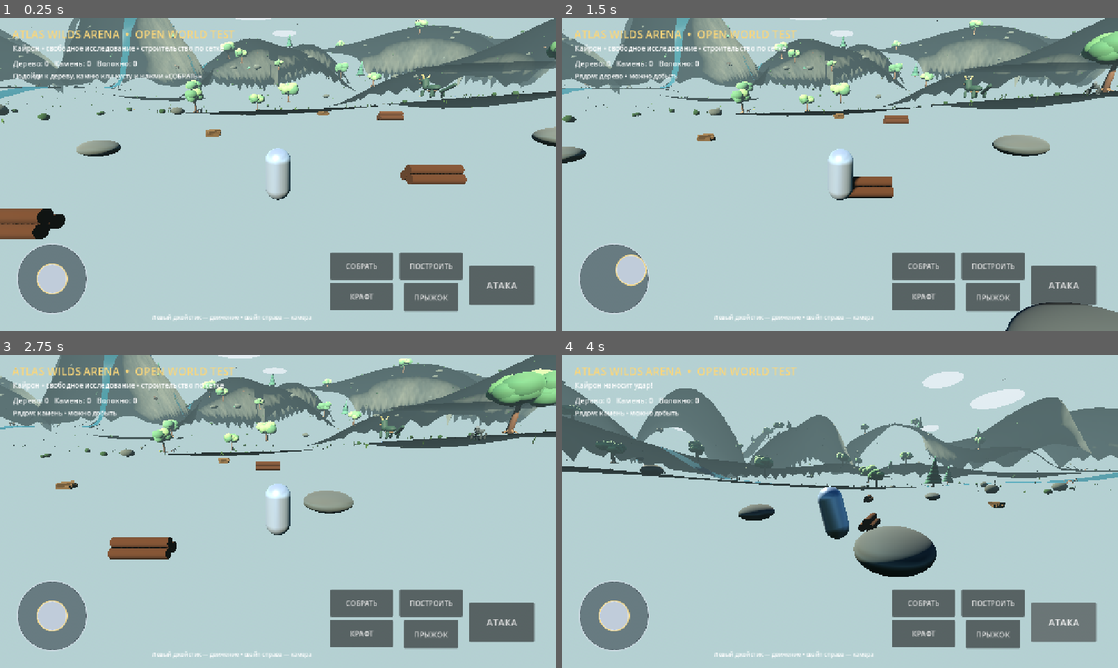
Above: before the commit, frames 1-4 (two rows, left to right).
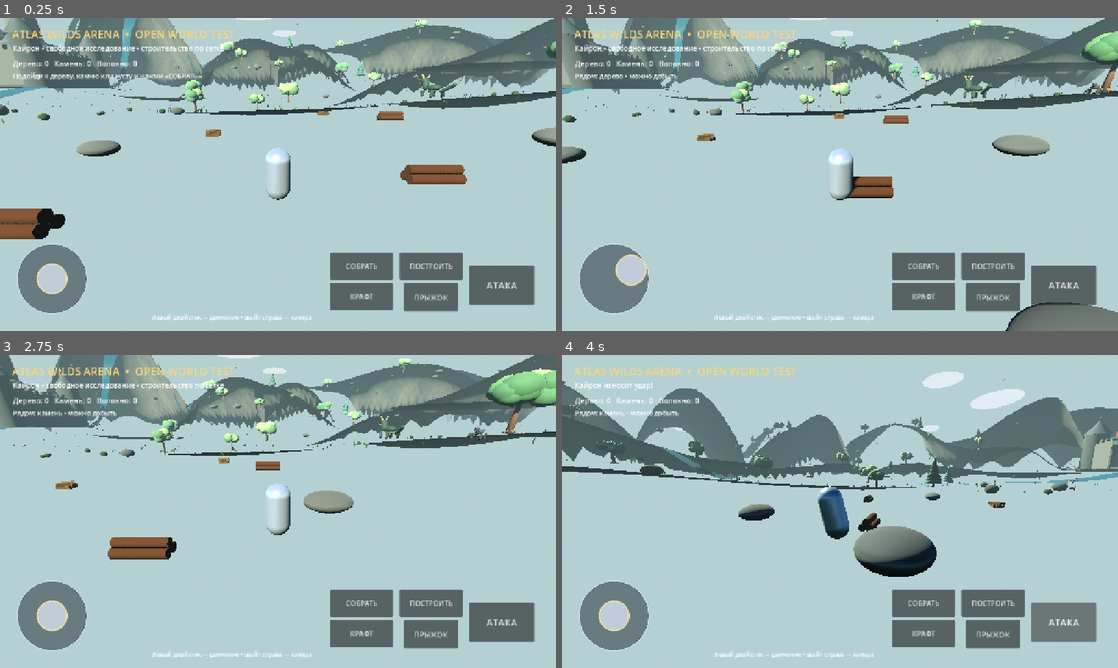
Above: after the commit, the same moments.

Repository: soldatovaveronika03-oss/Shadow-Arena
Game: Godot game, scene res://main.tscn
Two runs of this game, one before a commit and one after it. Both use one fixed random seed, a clock stepped at 60 frames per second and the inputs below.
Inputs (mouse positions are in pixels of both pictures, inside the frame that each line leads up to):
- Up to frame 1 (0.25 s): no input
- Up to frame 2 (1.5 s): move the mouse to (962, 158) at 0.52 s; hold D 0.53-1.25 s; click (962, 158) at 0.67 s; drag from (728, 190) to (812, 237) at 1.27 s
- Up to frame 3 (2.75 s): move the mouse to (333, 442) at 2.02 s; hold D from 2.03 s (still down)
- Up to frame 4 (4 s): release D at 2.75 s; drag from (812, 574) to (673, 464) at 2.77 s; click "АТАКА" at 3.5 s

The runs differ from the first frame. In frame 1, 1.9% of the frame differs, in the area x 0-23%, y 0-23%; in frame 2, 1.5%; in frame 3, 1.0%; in frame 4, 0.6%.
Error before the commit: Parse Error: Identifier "z" not declared in the current scope. (res://world_features.gd:193)

Commit message:
Fix village fence rail loop scope

Diff:
--- a/GodotPrototype/world_features.gd
+++ b/GodotPrototype/world_features.gd
@@ -188,10 +188,10 @@
 	_box(village, "WellRoof", Vector3(0, 4.25, 18), Vector3(5.2, 0.35, 3.2), roof, false)
 	for side in [-1.0, 1.0]:
 		for i in range(8):
-			var z := -17.0 + float(i) * 4.8
-			_cylinder(village, "FencePost", Vector3(side * 27.0, 0.8, z), 0.12, 1.6, timber, false)
-		_box(village, "FenceRail", Vector3(side * 27.0, 0.55, z + 2.4), Vector3(0.18, 0.16, 4.8), timber, false)
-		_box(village, "FenceRailUpper", Vector3(side * 27.0, 1.1, z + 2.4), Vector3(0.18, 0.16, 4.8), timber, false)
+			var fence_z := -17.0 + float(i) * 4.8
+			_cylinder(village, "FencePost", Vector3(side * 27.0, 0.8, fence_z), 0.12, 1.6, timber, false)
+			_box(village, "FenceRail", Vector3(side * 27.0, 0.55, fence_z + 2.4), Vector3(0.18, 0.16, 4.8), timber, false)
+			_box(village, "FenceRailUpper", Vector3(side * 27.0, 1.1, fence_z + 2.4), Vector3(0.18, 0.16, 4.8), timber, false)
 
 func _build_village_house(parent: Node3D, local_pos: Vector3, scale: float, stone: Material, plaster: Material, timber: Material, roof: Material, dark: Material, house_name: String) -> void:
 	var house := Node3D.new()
